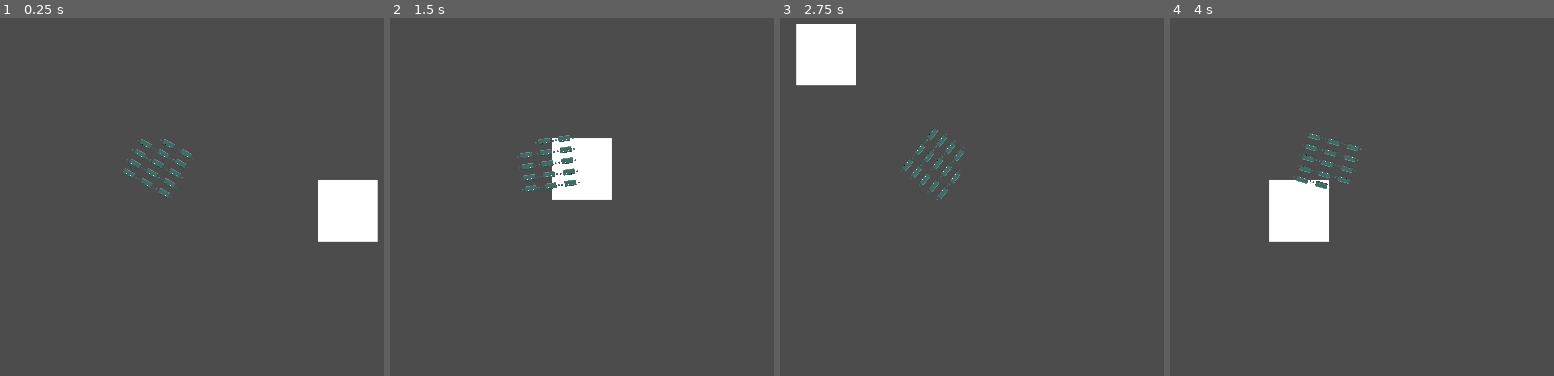
Above: before the commit, frames 1-4 (left to right).
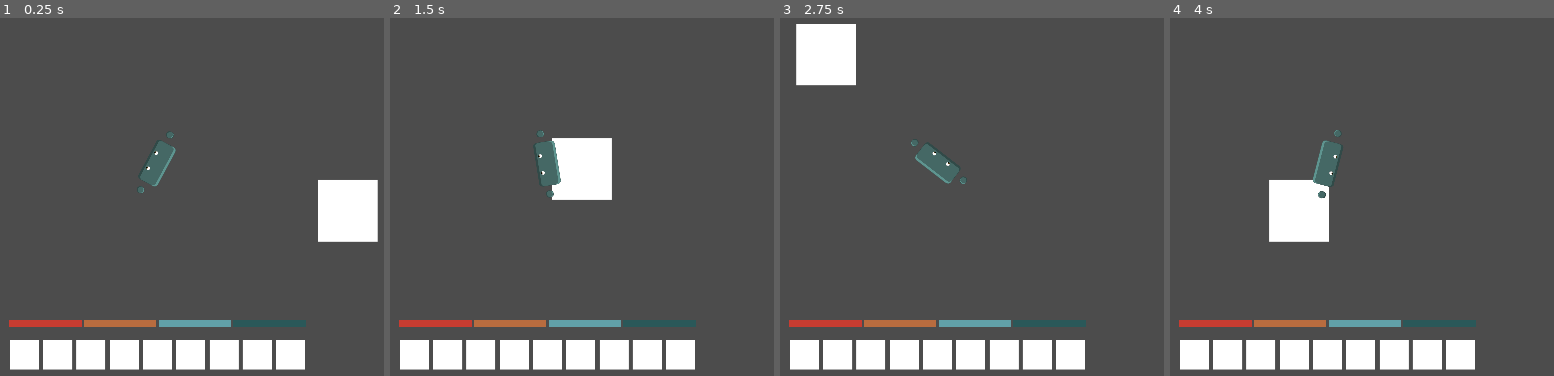
Above: after the commit, the same moments.

Repository: ZacharyLawrence13/HungarioGODOT
Game: Godot game, scene res://Main.tscn
Same seed, same stepped clock (60 frames per second), same inputs: the game is played once before the commit and once after it.
Inputs (mouse positions are in pixels of both pictures, inside the frame that each line leads up to):
- Up to frame 1 (0.25 s): no input
- Up to frame 2 (1.5 s): tap Enter at 0.5 s; move the mouse to (724, 139) at 0.52 s; hold Right (ui_right) 0.53-1.28 s; tap Space (ui_select) at 0.6, 0.77, 1.07, 1.35 s; move the mouse to (outside the picture) at 1.27 s; hold Down (ui_down) from 1.28 s (still down)
- Up to frame 3 (2.75 s): tap Space (ui_select) at 1.52, 1.82, 2.1 s; move the mouse to (1018, 64) at 2.02 s; release Down (ui_down) at 2.03 s; hold Right (ui_right) from 2.03 s (still down)
- Up to frame 4 (4 s): move the mouse to (1289, 254) at 2.77 s; release Right (ui_right) at 2.78 s; hold Up (ui_up) 2.78-3.53 s; tap Space (ui_select) at 2.85, 3.02, 3.32, 3.6, 3.77 s; move the mouse to (outside the picture) at 3.52 s; hold Left (ui_left) from 3.53 s (still down)

The runs differ from the first frame. In frame 1, 8.3% of the frame differs, in the area x 2-80%, y 31-99%; in frame 2, 8.3%; in frame 3, 8.3%; in frame 4, 8.3%.

Commit message:
Added HUD, food and health timer

Diff:
--- /dev/null
+++ b/HUD.tscn
@@ -0,0 +1,112 @@
+[gd_scene load_steps=2 format=2]
+
+[ext_resource path="res://Assets/White_square.png" type="Texture" id=1]
+
+[node name="HUD" type="CanvasLayer"]
+
+layer = 1
+offset = Vector2( 0, 0 )
+rotation = 0.0
+scale = Vector2( 1, 1 )
+transform = Transform2D( 1, 0, 0, 1, 0, 0 )
+
+[node name="Hotbar" type="Node" parent="." index="0"]
+
+editor/display_folded = true
+
+[node name="Item1" type="Sprite" parent="Hotbar" index="0"]
+
+position = Vector2( 640, 1000 )
+scale = Vector2( 0.1, 0.1 )
+texture = ExtResource( 1 )
+_sections_unfolded = [ "Transform" ]
+
+[node name="Item2" type="Sprite" parent="Hotbar" index="1"]
+
+position = Vector2( 720, 1000 )
+scale = Vector2( 0.1, 0.1 )
+texture = ExtResource( 1 )
+_sections_unfolded = [ "Transform" ]
+
+[node name="Item3" type="Sprite" parent="Hotbar" index="2"]
+
+position = Vector2( 800, 1000 )
+scale = Vector2( 0.1, 0.1 )
+texture = ExtResource( 1 )
+_sections_unfolded = [ "Transform" ]
+
+[node name="Item4" type="Sprite" parent="Hotbar" index="3"]
+
+position = Vector2( 880, 1000 )
+scale = Vector2( 0.1, 0.1 )
+texture = ExtResource( 1 )
+_sections_unfolded = [ "Transform" ]
+
+[node name="Item5" type="Sprite" parent="Hotbar" index="4"]
+
+position = Vector2( 960, 1000 )
+scale = Vector2( 0.1, 0.1 )
+texture = ExtResource( 1 )
+_sections_unfolded = [ "Transform" ]
+
+[node name="Item6" type="Sprite" parent="Hotbar" index="5"]
+
+position = Vector2( 1040, 1000 )
+scale = Vector2( 0.1, 0.1 )
+texture = ExtResource( 1 )
+_sections_unfolded = [ "Transform" ]
+
+[node name="Item7" type="Sprite" parent="Hotbar" index="6"]
+
+position = Vector2( 1120, 1000 )
+scale = Vector2( 0.1, 0.1 )
+texture = ExtResource( 1 )
+_sections_unfolded = [ "Transform" ]
+
+[node name="Item8" type="Sprite" parent="Hotbar" index="7"]
+
+position = Vector2( 1200, 1000 )
+scale = Vector2( 0.1, 0.1 )
+texture = ExtResource( 1 )
+_sections_unfolded = [ "Transform" ]
+
+[node name="Item9" type="Sprite" parent="Hotbar" index="8"]
+
+position = Vector2( 1280, 1000 )
+scale = Vector2( 0.1, 0.1 )
+texture = ExtResource( 1 )
+_sections_unfolded = [ "Transform" ]
+
+[node name="Statpanel" type="Node" parent="." index="1"]
+
+[node name="HealthBar" type="Sprite" parent="Statpanel" index="0"]
+
+modulate = Color( 0.784314, 0.239216, 0.196078, 1 )
+position = Vector2( 690, 925 )
+scale = Vector2( 0.25, 0.025 )
+texture = ExtResource( 1 )
+_sections_unfolded = [ "Transform", "Visibility" ]
+
+[node name="HungerBar" type="Sprite" parent="Statpanel" index="1"]
+
+modulate = Color( 0.72549, 0.427451, 0.25098, 1 )
+position = Vector2( 870, 925 )
+scale = Vector2( 0.25, 0.025 )
+texture = ExtResource( 1 )
+_sections_unfolded = [ "Transform", "Visibility" ]
+
+[node name="WaterBar" type="Sprite" parent="Statpanel" index="2"]
+
+modulate = Color( 0.384314, 0.631373, 0.662745, 1 )
+position = Vector2( 1050, 925 )
+scale = Vector2( 0.25, 0.025 )
+texture = ExtResource( 1 )
+_sections_unfolded = [ "Transform", "Visibility" ]
+
+[node name="HeatBar" type="Sprite" parent="Statpanel" index="3"]
+
+modulate = Color( 0.168627, 0.34902, 0.352941, 1 )
+position = Vector2( 1230, 925 )
+scale = Vector2( 0.25, 0.025 )
+texture = ExtResource( 1 )
+_sections_unfolded = [ "Transform", "Visibility" ]
--- /dev/null
+++ b/Main.gd
@@ -0,0 +1,24 @@
+extends Node
+
+export (bool) var day
+
+func _ready():
+	print("Starting food: ", $Player.food)
+	print("Starting health: ", $Player.health)
+
+#when the day timer finishes...
+func _on_DayTimer_timeout():
+	#check if its day or night
+	if day == true:
+		day = false
+		night()
+
+	if day == false:
+		day = true
+		day()
+
+func day():
+	pass #do day things
+
+func night():
+	pass #do night things
--- a/Main.tscn
+++ b/Main.tscn
@@ -1,14 +1,32 @@
-[gd_scene load_steps=3 format=2]
+[gd_scene load_steps=5 format=2]
 
-[ext_resource path="res://Assets/White_square.png" type="Texture" id=1]
-[ext_resource path="res://Player.tscn" type="PackedScene" id=2]
+[ext_resource path="res://Main.gd" type="Script" id=1]
+[ext_resource path="res://Assets/White_square.png" type="Texture" id=2]
+[ext_resource path="res://Player.tscn" type="PackedScene" id=3]
+[ext_resource path="res://HUD.tscn" type="PackedScene" id=4]
 
 [node name="Main" type="Node"]
+
+script = ExtResource( 1 )
+day = null
 
 [node name="White_square" type="Sprite" parent="." index="0"]
 
 position = Vector2( 557.286, 213.192 )
 scale = Vector2( 0.205011, 0.212385 )
-texture = ExtResource( 1 )
+texture = ExtResource( 2 )
 
-[node name="Player" parent="." index="1" instance=ExtResource( 2 )]
+[node name="Player" parent="." index="1" instance=ExtResource( 3 )]
+
+scale = Vector2( 0.75, 0.75 )
+
+[node name="HUD" parent="." index="2" instance=ExtResource( 4 )]
+
+[node name="DayTimer" type="Timer" parent="." index="3"]
+
+process_mode = 1
+wait_time = 150.0
+one_shot = false
+autostart = true
+
+[connection signal="timeout" from="DayTimer" to="." method="_on_DayTimer_timeout"]
--- a/Player.gd
+++ b/Player.gd
@@ -1,6 +1,9 @@
 extends Area2D
 
 export (int) var speed
+
+export (int) var food = 5
+export (int) var health = 50
 
 var velocity = Vector2()
 var screensize = Vector2(1920, 1080)
@@ -31,4 +34,35 @@
 	if velocity.length() > 0:
 		velocity = velocity.normalized() * speed
 	mouse_position = get_local_mouse_position()
-	rotation += mouse_position.angle()
+	rotation += mouse_position.angle() +1.55
+
+	#Cancel button for in game
+	if Input.is_action_pressed("ui_cancel"):
+		get_tree().quit()
+
+	#THIS IS ONLY TEMP
+	#when space is pressed...
+	if Input.is_action_just_pressed("ui_select"):
+		print("Added 5 food!")
+		food += 5
+
+	#if food is more than none...
+	if food > 0:
+		#stop damage timer
+		$HungerDamageTimer.stop()
+
+func _on_HungerTimer_timeout():
+	#if food is more than none
+	if food > 0:
+		#subtract 1 food after timer
+		food -= 1
+	print("Food Left: ", food)
+	#if food is none & damage timer is not started already...
+	if food <= 0 && $HungerDamageTimer.is_stopped():
+		#start damage timer
+		_on_HungerDamageTimer_timeout()
+
+func _on_HungerDamageTimer_timeout():
+	#subtract 5 health after timer
+	health -= 5
+	print("Health left: ", health)
--- a/Player.tscn
+++ b/Player.tscn
@@ -3,19 +3,29 @@
 [ext_resource path="res://Player.gd" type="Script" id=1]
 [ext_resource path="res://Assets/Player/Idle/Player_Idle.png" type="Texture" id=2]
 
-[sub_resource type="SpriteFrames" id=3]
-
-animations = [ {
-"frames": [  ],
-"loop": true,
-"name": "idle",
-"speed": 5.0
-} ]
-
-[sub_resource type="RectangleShape2D" id=2]
+[sub_resource type="RectangleShape2D" id=1]
 
 custom_solver_bias = 0.0
-extents = Vector2( 349.442, 350.297 )
+extents = Vector2( 71.1106, 32.4032 )
+
+[sub_resource type="Animation" id=2]
+
+resource_name = "idle"
+length = 1.0
+loop = true
+step = 0.1
+tracks/0/type = "value"
+tracks/0/path = NodePath(".:frame")
+tracks/0/interp = 1
+tracks/0/loop_wrap = true
+tracks/0/imported = false
+tracks/0/enabled = true
+tracks/0/keys = {
+"times": PoolRealArray( 0, 1 ),
+"transitions": PoolRealArray( 1, 1 ),
+"update": 0,
+"values": [ 0, 13 ]
+}
 
 [node name="Player" type="Area2D" index="0"]
 
@@ -31,18 +41,14 @@
 script = ExtResource( 1 )
 _sections_unfolded = [ "Transform" ]
 speed = 500
+food = 5
+health = 50
 
-[node name="AnimatedSprite" type="AnimatedSprite" parent="." index="0"]
+[node name="CollisionShape2D" type="CollisionShape2D" parent="." index="0"]
 
-scale = Vector2( 1, 1 )
-frames = SubResource( 3 )
-animation = "idle"
+shape = SubResource( 1 )
 
-[node name="CollisionShape2D" type="CollisionShape2D" parent="." index="1"]
-
-shape = SubResource( 2 )
-
-[node name="Camera2D" type="Camera2D" parent="." index="2"]
+[node name="Camera2D" type="Camera2D" parent="." index="1"]
 
 anchor_mode = 1
 rotating = false
@@ -53,8 +59,8 @@
 limit_right = 10000000
 limit_bottom = 10000000
 limit_smoothed = false
-drag_margin_h_enabled = true
-drag_margin_v_enabled = true
+drag_margin_h_enabled = false
+drag_margin_v_enabled = false
 smoothing_enabled = false
 smoothing_speed = 5.0
 offset_v = 0.0
@@ -68,8 +74,39 @@
 editor_draw_drag_margin = false
 _sections_unfolded = [ "Drag Margin" ]
 
-[node name="Sprite" type="Sprite" parent="." index="3"]
+[node name="Sprite" type="Sprite" parent="." index="2"]
 
 texture = ExtResource( 2 )
+vframes = 5
+hframes = 3
+frame = 13
 region_rect = Rect2( 240, 0, 0, 0 )
 _sections_unfolded = [ "Animation" ]
+
+[node name="AnimationPlayer" type="AnimationPlayer" parent="Sprite" index="0"]
+
+root_node = NodePath("..")
+autoplay = "idle"
+playback_process_mode = 1
+playback_default_blend_time = 0.0
+playback_speed = 1.0
+anims/idle = SubResource( 2 )
+blend_times = [  ]
+
+[node name="HungerTimer" type="Timer" parent="." index="3"]
+
+process_mode = 1
+wait_time = 2.0
+one_shot = false
+autostart = true
+
+[node name="HungerDamageTimer" type="Timer" parent="." index="4"]
+
+process_mode = 1
+wait_time = 5.0
+one_shot = true
+autostart = false
+
+[connection signal="timeout" from="HungerTimer" to="." method="_on_HungerTimer_timeout"]
+
+[connection signal="timeout" from="HungerDamageTimer" to="." method="_on_HungerDamageTimer_timeout"]
